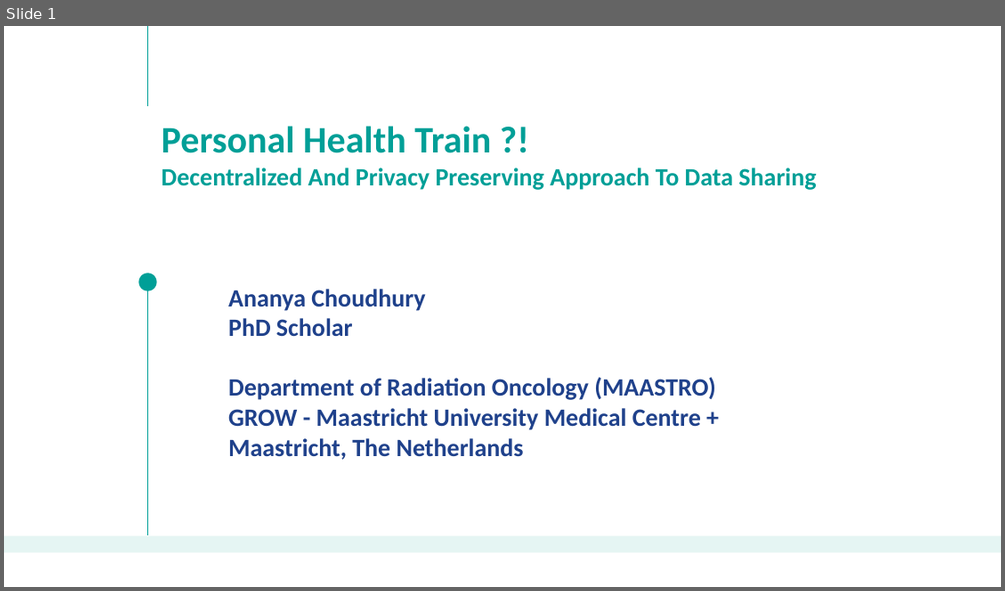
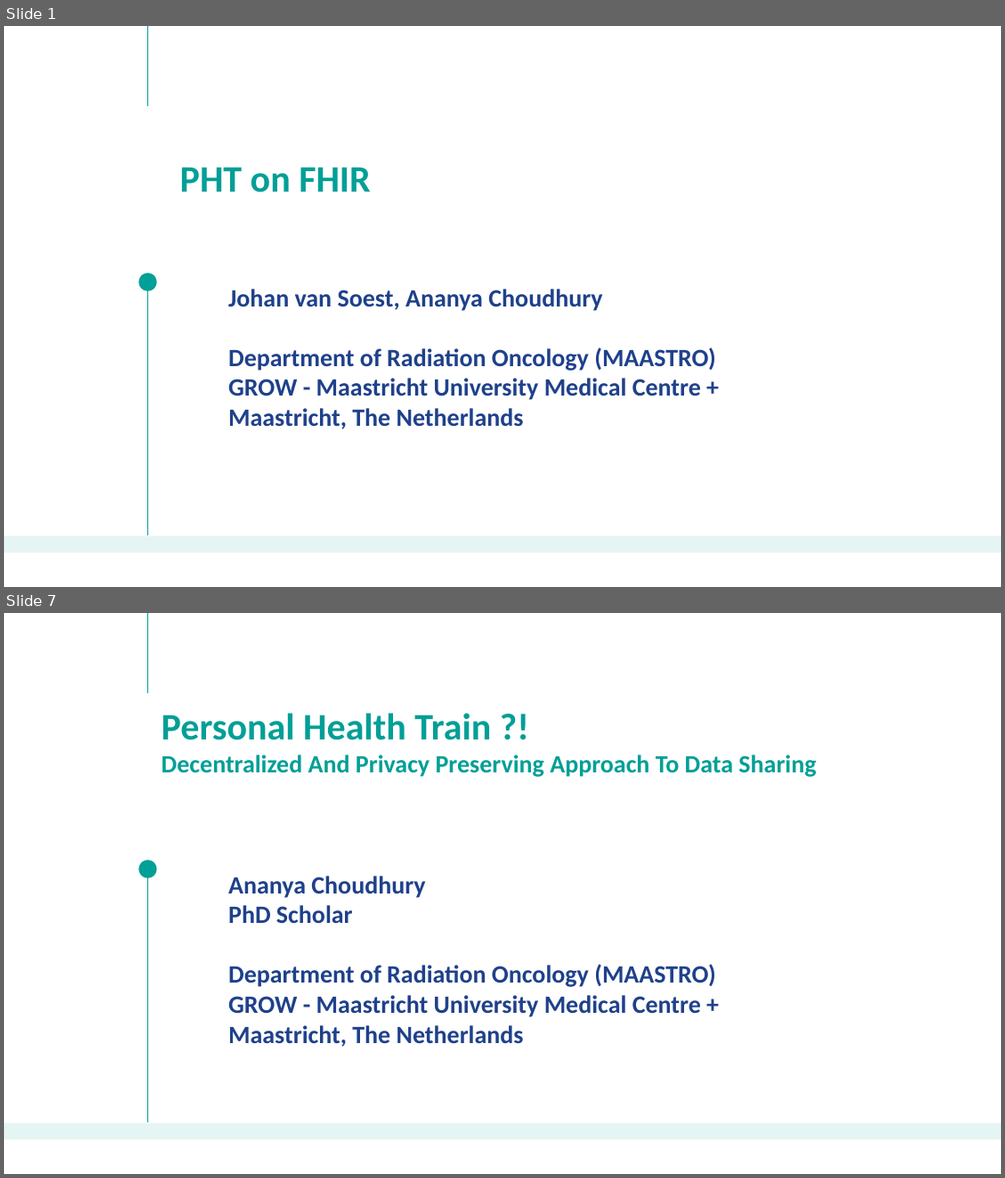
Before and after one commit to jvsoest/PHT_on_FHIR_demo, a slide deck: 20181108_PHT_Intro_AC.pptx. Shown one above the other, each under a label of ours: slide 1 before the commit, slides 1 and 7 after it; the slides between them are not shown. The pictures are 1005x591 and 1005x1178 pixels, drawn with LibreOffice and Linux fonts; fonts in the diff are those of the drawing; background and template pictures are left out. Boxes give left, top, right and bottom in pixels: in the first picture for what was removed or moved away, otherwise in the second. Text is boxed around its words. In the diff, an @@ line names an element or a change of style, - is before the commit and + after.

```diff
--- a/20181108_PHT_Intro_AC.pptx
+++ b/20181108_PHT_Intro_AC.pptx
@@ slide 1 added at [4, 26, 1001, 587], background #FFFFFF; not listed: 4 template elements that a slide beside it also shows @@
@@ title added at [180, 167, 370, 192], 36 pt, text #009F97, bold @@
+PHT on FHIR
@@ text added at [228, 289, 716, 429], 24 pt, text #1F418B, bold @@
+Johan van Soest, Ananya Choudhury
+Department of Radiation Oncology (MAASTRO)
+GROW - Maastricht University Medical Centre +
+Maastricht, The Netherlands
@@ what was slide 1 is now slide 7 @@
```
Also in this commit, not shown: 23 other slides added, 10 slides removed.
